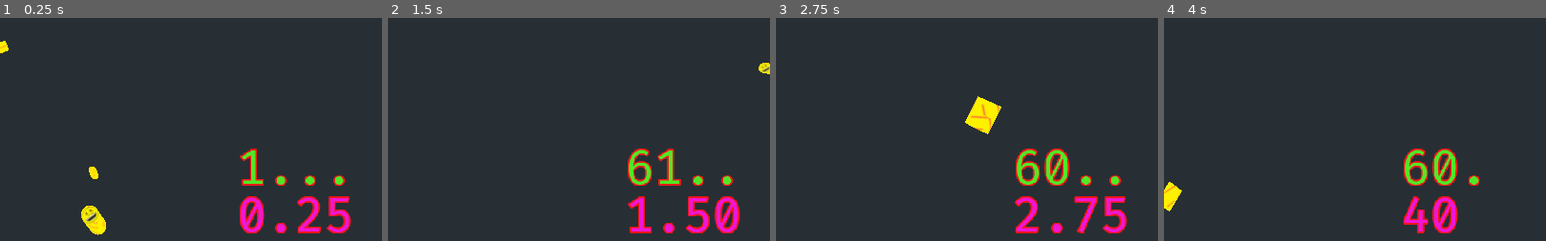
Above: before the commit, frames 1-4 (left to right).
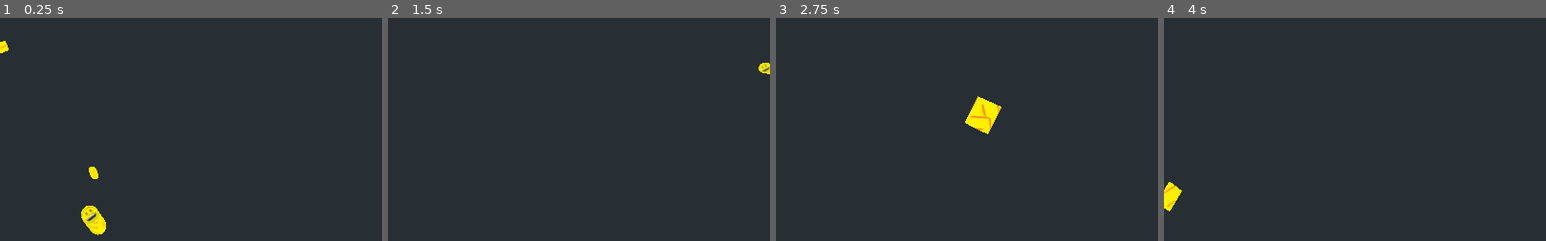
Above: after the commit, the same moments.

Repository: peter201943/GD-Test
Game: Godot game, scene res://Scenes/NewLevel.tscn
Same seed, same stepped clock (60 frames per second), same inputs: the game is played once before the commit and once after it.
Inputs:
- Up to frame 1 (0.25 s): no input
- Up to frame 2 (1.5 s): no input
- Up to frame 3 (2.75 s): no input
- Up to frame 4 (4 s): no input
The pictures show only the part of the screen within x 50-100%, y 48-98%; the shares and areas given below are measured in that part.

The runs differ from the first frame. In frame 1, 3.1% of the frame differs, in the area x 62-92%, y 58-97%; in frame 2, 3.6%; in frame 3, 3.6%; in frame 4, 3.0%.

Commit message:
More Stress Testing

Diff:
--- a/Scenes/NewLevel.tscn
+++ b/Scenes/NewLevel.tscn
@@ -6,8 +6,9 @@
 [ext_resource path="res://Scripts/Squawk.gd" type="Script" id=4]
 [ext_resource path="res://SFX/Chuckle.wav" type="AudioStream" id=5]
 [ext_resource path="res://Misc/FiraCode-Regular.ttf" type="DynamicFontData" id=6]
-[ext_resource path="res://Scenes/TimeCount.gd" type="Script" id=7]
-[ext_resource path="res://Scenes/FrameCount.gd" type="Script" id=8]
+[ext_resource path="res://Scripts/TimeCount.gd" type="Script" id=7]
+[ext_resource path="res://Scripts/FrameCount.gd" type="Script" id=8]
+[ext_resource path="res://Scripts/BoidCount.gd" type="Script" id=9]
 
 [sub_resource type="CylinderShape" id=1]
 
@@ -18,16 +19,22 @@
 [sub_resource type="CylinderMesh" id=3]
 material = SubResource( 2 )
 
-[sub_resource type="DynamicFont" id=5]
+[sub_resource type="DynamicFont" id=4]
 size = 64
 outline_size = 2
 outline_color = Color( 0.945098, 0.101961, 0.101961, 1 )
 font_data = ExtResource( 6 )
 
-[sub_resource type="DynamicFont" id=4]
+[sub_resource type="DynamicFont" id=5]
 size = 64
 outline_size = 2
 outline_color = Color( 0.937255, 0.0901961, 0.0901961, 1 )
+font_data = ExtResource( 6 )
+
+[sub_resource type="DynamicFont" id=6]
+size = 64
+outline_size = 2
+outline_color = Color( 0.129412, 0.74902, 0.917647, 1 )
 font_data = ExtResource( 6 )
 
 [node name="Level" type="Spatial"]
@@ -117,12 +124,14 @@
 transform = Transform( 0.3, 0, 0, 0, 0.417577, 0, 0, 0, 0.3, 0.840998, 0.325621, 0 )
 age = 1
 
-[node name="FrameCount" type="Label" parent="."]
-margin_left = 826.248
-margin_top = 452.503
-margin_right = 1021.25
-margin_bottom = 532.503
-custom_fonts/font = SubResource( 5 )
+[node name="InfoHUD" type="Node" parent="."]
+
+[node name="FrameCount" type="Label" parent="InfoHUD"]
+margin_left = 2.24799
+margin_top = 659.503
+margin_right = 197.25
+margin_bottom = 739.503
+custom_fonts/font = SubResource( 4 )
 custom_colors/font_color = Color( 0.32549, 0.909804, 0.152941, 1 )
 text = "00..."
 script = ExtResource( 8 )
@@ -131,12 +140,12 @@
 "_editor_description_": "Measure framedrop"
 }
 
-[node name="TimeCount" type="Label" parent="."]
-margin_left = 826.248
-margin_top = 516.942
-margin_right = 1021.25
-margin_bottom = 596.942
-custom_fonts/font = SubResource( 4 )
+[node name="TimeCount" type="Label" parent="InfoHUD"]
+margin_left = 2.24799
+margin_top = 723.942
+margin_right = 197.25
+margin_bottom = 803.942
+custom_fonts/font = SubResource( 5 )
 custom_colors/font_color = Color( 0.941176, 0.0901961, 0.847059, 1 )
 text = "0.000"
 script = ExtResource( 7 )
@@ -144,3 +153,17 @@
 "_edit_use_anchors_": false,
 "_editor_description_": "Measure Delay, in milliseconds"
 }
+
+[node name="BoidCount" type="Label" parent="InfoHUD"]
+margin_left = 2.24799
+margin_top = 602.942
+margin_right = 197.25
+margin_bottom = 682.942
+custom_fonts/font = SubResource( 6 )
+custom_colors/font_color = Color( 0.0901961, 0.301961, 0.941176, 1 )
+text = "000"
+script = ExtResource( 9 )
+__meta__ = {
+"_edit_use_anchors_": false,
+"_editor_description_": "Measure Delay, in milliseconds"
+}
--- a/Scenes/TimeCount.gd
+++ /dev/null
@@ -1,15 +0,0 @@
-extends Label
-
-var time
-
-func _ready():
-	time = 0.0
-
-func _process(delta):
-	time += delta
-	var time_str = str(time)
-	if len(time_str) < 4:
-		time_str += "0"
-	elif len(time_str) < 3:
-		time_str += "00"
-	self.set_text(time_str)
--- /dev/null
+++ b/Scripts/BoidCount.gd
@@ -0,0 +1,16 @@
+extends Label
+
+var boid_count = 0
+
+func _process(_delta):
+	_count_boids()
+	_show_count()
+
+func _count_boids():
+	var boids = get_tree().get_nodes_in_group("boids")
+	boid_count = 0
+	for boid in boids:
+		boid_count += 1
+
+func _show_count():
+	self.set_text(str(boid_count).pad_zeros(5))
--- /dev/null
+++ b/Scripts/TimeCount.gd
@@ -0,0 +1,21 @@
+extends Label
+
+var time
+
+func _ready():
+	time = 0.0
+
+func _process(delta):
+	time += delta
+	var time_str = str(time)
+	if time < 10:
+		time_str = "0" + time_str
+	else:
+		time = 0.0
+	if len(time_str) <= 3:
+		time_str += "00"
+	elif len(time_str) <= 4:
+		time_str += "0"
+	if len(time_str) > 5:
+		time_str = time_str[0] + time_str[1] + time_str[2] + time_str[3] + time_str[4]
+	self.set_text(time_str)
Not shown: 1 places in Scenes/NewLevel.tscn that only renumber resources
Renamed: Scenes/FrameCount.gd -> Scripts/FrameCount.gd
